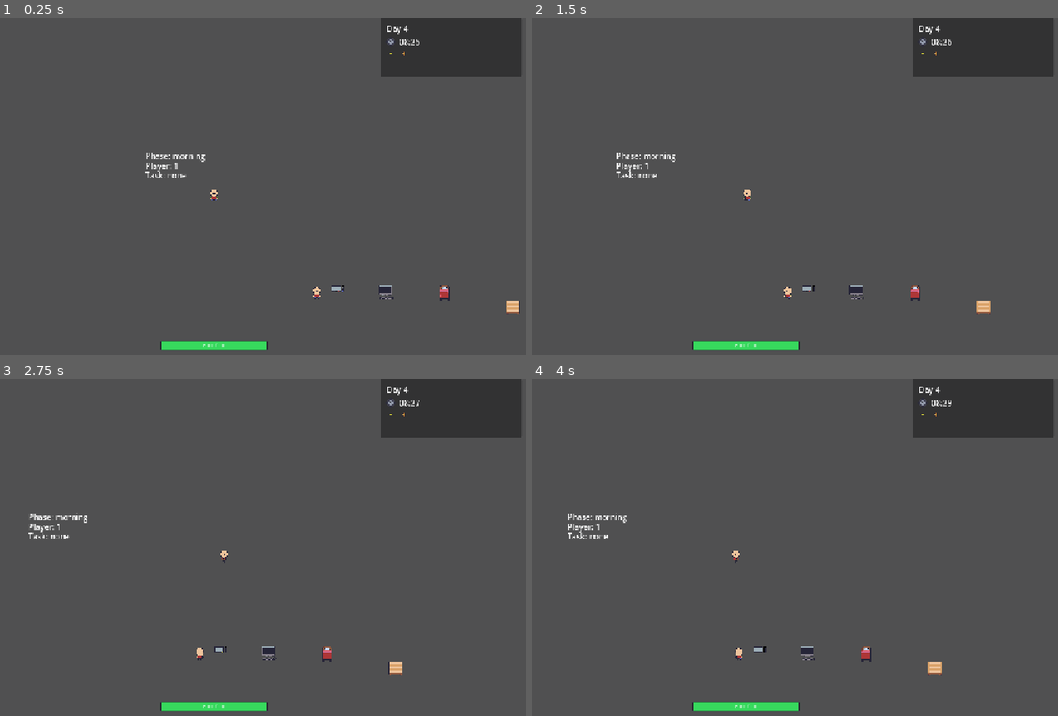
Above: before the commit, frames 1-4 (two rows, left to right).
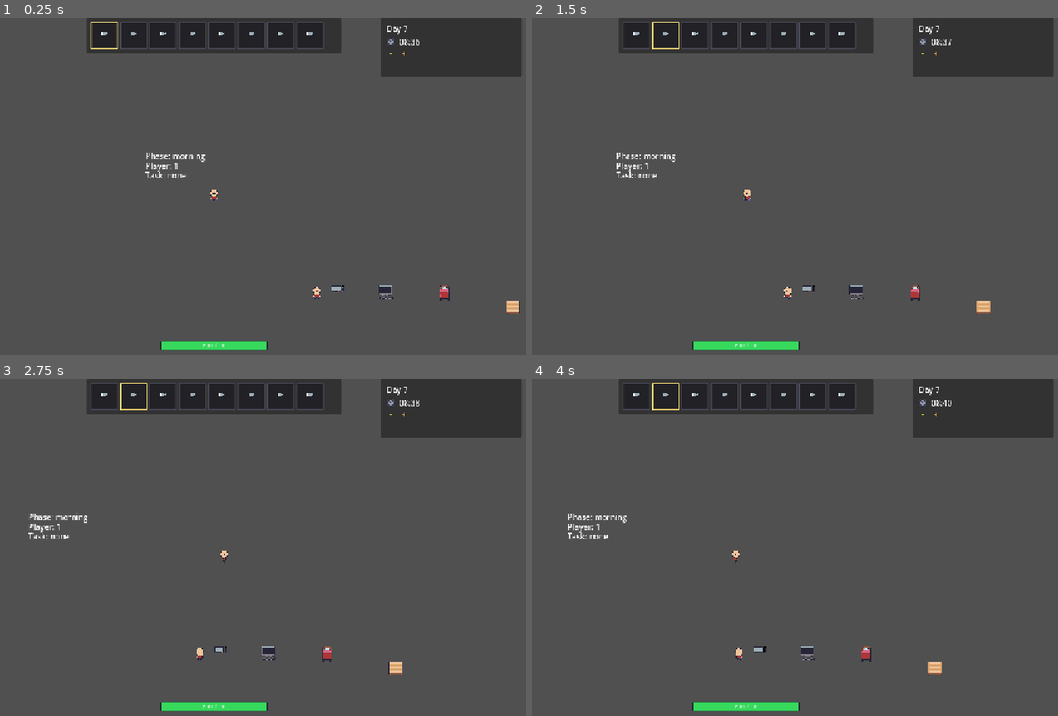
Above: after the commit, the same moments.

Repository: pvfort/astrovalley
Game: Godot game, scene res://scenes/main.tscn
The game is run twice, just before and just after one commit, with the same random seed, the same clock (stepped at 60 frames per second) and the same inputs. This scene is started directly instead of the project's main scene.
Inputs (mouse positions are in pixels of both pictures, inside the frame that each line leads up to):
- Up to frame 1 (0.25 s): no input
- Up to frame 2 (1.5 s): tap E (interact) at 0.5, 1.25 s; move the mouse to (884, 176) at 0.52 s; hold Right (ui_right) 0.53-1.25 s; tap Mouse wheel down (hotbar_next) at 0.6 s; click (884, 176) at 0.67 s; drag from (621, 213) to (816, 290) at 1.27 s
- Up to frame 3 (2.75 s): tap E (interact) at 2, 2.1 s; move the mouse to (278, 476) at 2.02 s; hold Right (ui_right) from 2.03 s (still down)
- Up to frame 4 (4 s): release Right (ui_right) at 2.75 s; tap E (interact) at 2.75, 3.5 s; drag from (716, 625) to (926, 668) at 2.77 s; move the mouse to (931, 608) at 3.52 s; hold Left (ui_left) from 3.53 s (still down); tap F (use_item) at 3.6 s

The runs differ from the first frame. In frame 1, 4.6% of the frame differs, in the area x 16-80%, y 0-11%; in frame 2, 4.6%; in frame 3, 4.6%; in frame 4, 4.6%.
Error in both runs: Invalid access to property or key 'echo' on a base object of type 'InputEventMouseButton'. (res://scripts/player/player.gd:61)

Commit message:
fixed missing variable types

Diff:
--- a/saves/worlds/host_1/world.json
+++ b/saves/worlds/host_1/world.json
@@ -1,11 +1,11 @@
 {
-	"day": 4,
+	"day": 7,
 	"entities": [],
 	"machine_states": [],
 	"placed_furniture": [],
 	"room_states": [],
 	"save_version": 1,
-	"saved_at": "2026-05-18T18:45:41",
+	"saved_at": "2026-05-19T01:20:12",
 	"season": "spring",
 	"seed": 0,
 	"systems": {
@@ -48,6 +48,14 @@
 				},
 				{
 					"count": 1,
+					"item_id": "mug"
+				},
+				{
+					"count": 1,
+					"item_id": "mug"
+				},
+				{
+					"count": 1,
 					"item_id": "coffee"
 				},
 				{
@@ -55,13 +63,8 @@
 					"item_id": "mug"
 				},
 				{
-
-				},
-				{
-
-				},
-				{
-
+					"count": 1,
+					"item_id": "mug"
 				},
 				{
 
@@ -120,9 +123,9 @@
 
 				}
 			},
-			"day": 4,
+			"day": 7,
 			"hour": 8,
-			"minute": 25,
+			"minute": 36,
 			"phase": "Morning"
 		}
 	},
--- a/scenes/main.tscn
+++ b/scenes/main.tscn
@@ -38,7 +38,7 @@
 [node name="CollisionShape2D" type="CollisionShape2D" parent="Telescope" unique_id=49984888]
 shape = SubResource("1")
 
-[node name="PersistentObject" type="Node" parent="Telescope"]
+[node name="PersistentObject" type="Node" parent="Telescope" unique_id=1937489900]
 script = ExtResource("12_persistent")
 
 [node name="ComputerEntity" parent="." unique_id=1955995544 instance=ExtResource("5_computer")]
@@ -50,7 +50,7 @@
 [node name="StoreNpcEntity" parent="." unique_id=1360177238 instance=ExtResource("10_store_npc")]
 position = Vector2(360, 300)
 
-[node name="OfficeDeskEntity" parent="." instance=ExtResource("14_office_desk")]
+[node name="OfficeDeskEntity" parent="." unique_id=1624438215 instance=ExtResource("14_office_desk")]
 position = Vector2(760, 330)
 
 [node name="UI" type="Control" parent="." unique_id=300123017]
@@ -98,17 +98,16 @@
 
 [node name="InventoryUi" parent="CanvasLayer" unique_id=48336469 instance=ExtResource("4_jyhfs")]
 
-[node name="HotbarUI" parent="CanvasLayer" instance=ExtResource("5_hotbar")]
+[node name="HotbarUI" parent="CanvasLayer" unique_id=1230332764 instance=ExtResource("5_hotbar")]
+anchors_preset = 5
 
 [node name="ClockUI" parent="CanvasLayer" unique_id=1583854537 instance=ExtResource("7_clock")]
-layout_mode = 3
-grow_horizontal = 0
 
 [node name="DailySummaryUI" parent="CanvasLayer" unique_id=1342081110 instance=ExtResource("8_summary")]
 
 [node name="StoreUI" parent="CanvasLayer" unique_id=1164901527 instance=ExtResource("11_store_ui")]
 
-[node name="ContainerUI" parent="CanvasLayer" instance=ExtResource("15_container_ui")]
+[node name="ContainerUI" parent="CanvasLayer" unique_id=87819662 instance=ExtResource("15_container_ui")]
 
 [node name="DayNightController" type="CanvasLayer" parent="." unique_id=1917497699]
 script = ExtResource("14_daynight")
--- a/scripts/managers/WeatherManager.gd
+++ b/scripts/managers/WeatherManager.gd
@@ -175,7 +175,7 @@
 
 func _get_weather_data(weather_name: String) -> WeatherData:
 	var safe_weather := _normalize_weather_name(weather_name)
-	var value := _weather_profiles.get(safe_weather, null)
+	var value : Variant = _weather_profiles.get(safe_weather, null)
 	if value is WeatherData:
 		return value as WeatherData
 	return WeatherData.default_clear()
--- a/scripts/time/day_night_controller.gd
+++ b/scripts/time/day_night_controller.gd
@@ -122,7 +122,7 @@
 
 
 func _on_weather_changed(_weather_name: String, weather_data: Dictionary) -> void:
-	var tint := weather_data.get("ambience_tint", Color(1.0, 1.0, 1.0, 0.0))
+	var tint : Variant= weather_data.get("ambience_tint", Color(1.0, 1.0, 1.0, 0.0))
 	var rain_intensity := clampf(float(weather_data.get("precipitation_intensity", 0.0)), 0.0, 1.0)
 	var cloud_coverage := clampf(float(weather_data.get("cloud_coverage", 0.0)), 0.0, 1.0)
 	_weather_light_multiplier = clampf(float(weather_data.get("ambient_light_multiplier", 1.0)), 0.0, 1.2)
Not shown: 1 places in scenes/main.tscn that only renumber resources
Not shown, added: scripts/managers/WeatherData.gd.uid
